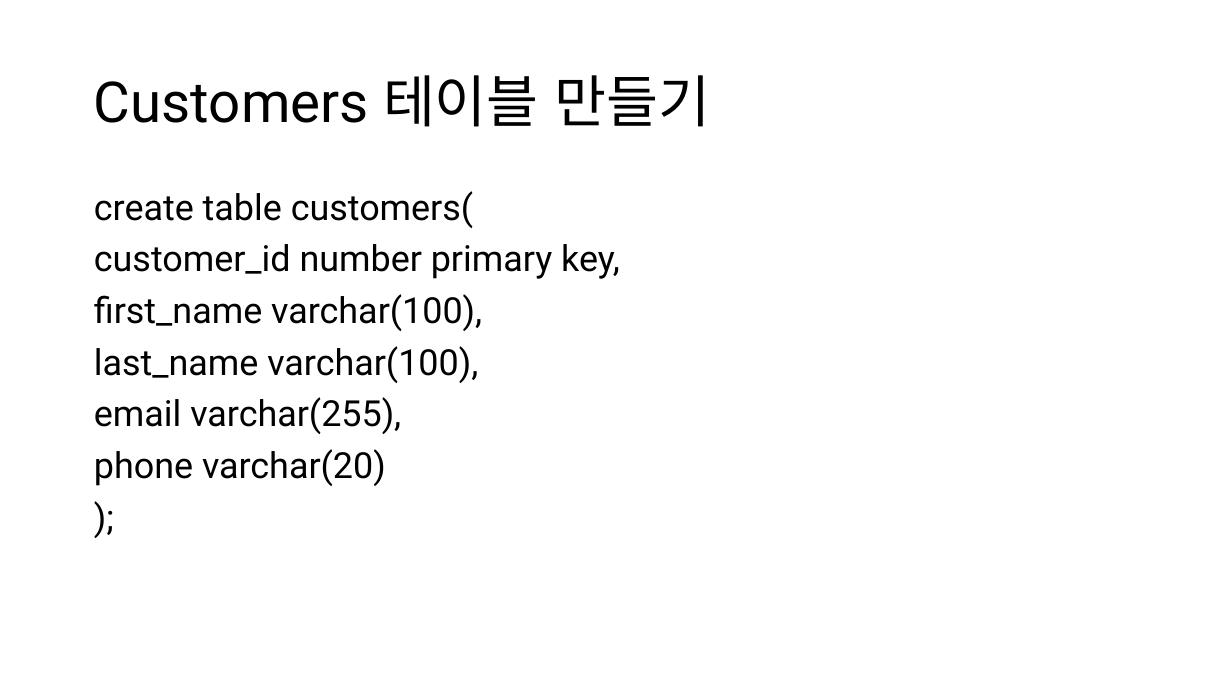
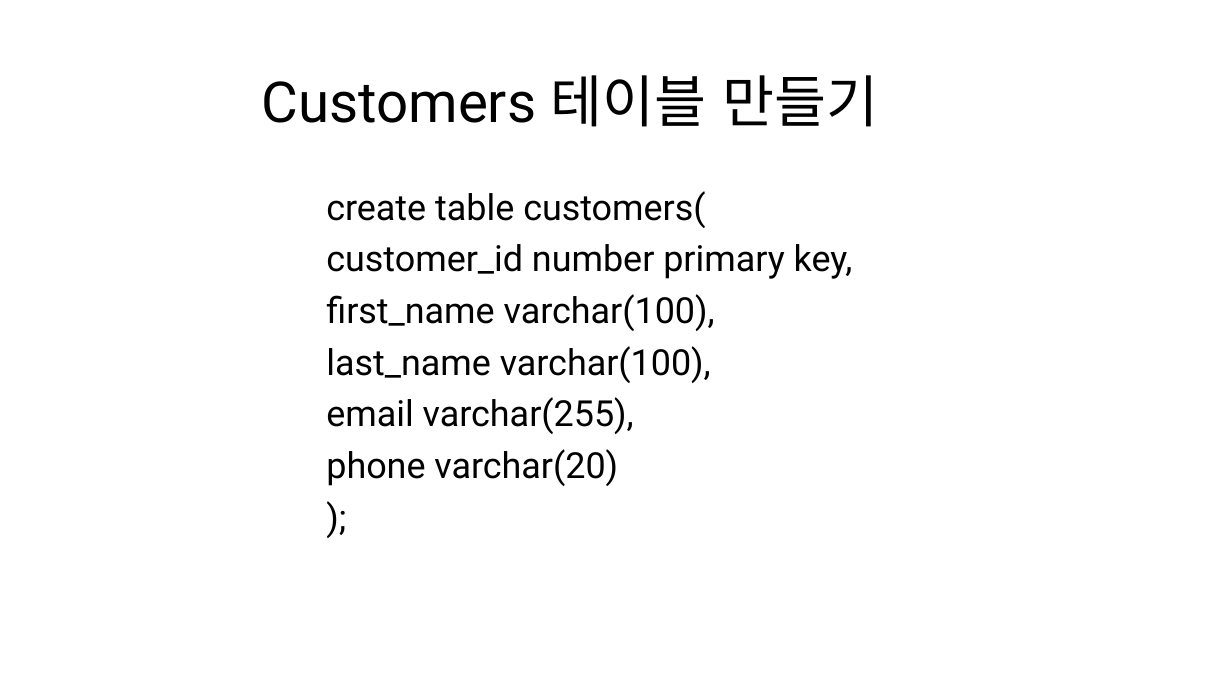
Before and after one commit to TaYaKi71751/gukbi, a slide deck: slide 5 of ppt/Oracle DB Project.pptx. Drawn at 1232x693 pixels with LibreOffice and Linux fonts; fonts in the diff are those of the drawing. Boxes give left, top, right and bottom in pixels: in the first picture for what was removed or moved away, otherwise in the second. Text is boxed around its words. In the diff, an @@ line names an element or a change of style, - is before the commit and + after.

```diff
--- a/ppt/Oracle DB Project.pptx
+++ b/ppt/Oracle DB Project.pptx
@@ title "Customers 테이블 만들기" moved from (x1=94, y1=75, x2=711, y2=127) to (x1=261, y1=75, x2=878, y2=127) @@
@@ text "create table customers(" moved from (x1=94, y1=191, x2=620, y2=486) to (x1=326, y1=191, x2=853, y2=486) @@
```
Also in this commit, not shown: 2 other slides changed, 3 slides added, 3 slides removed.
